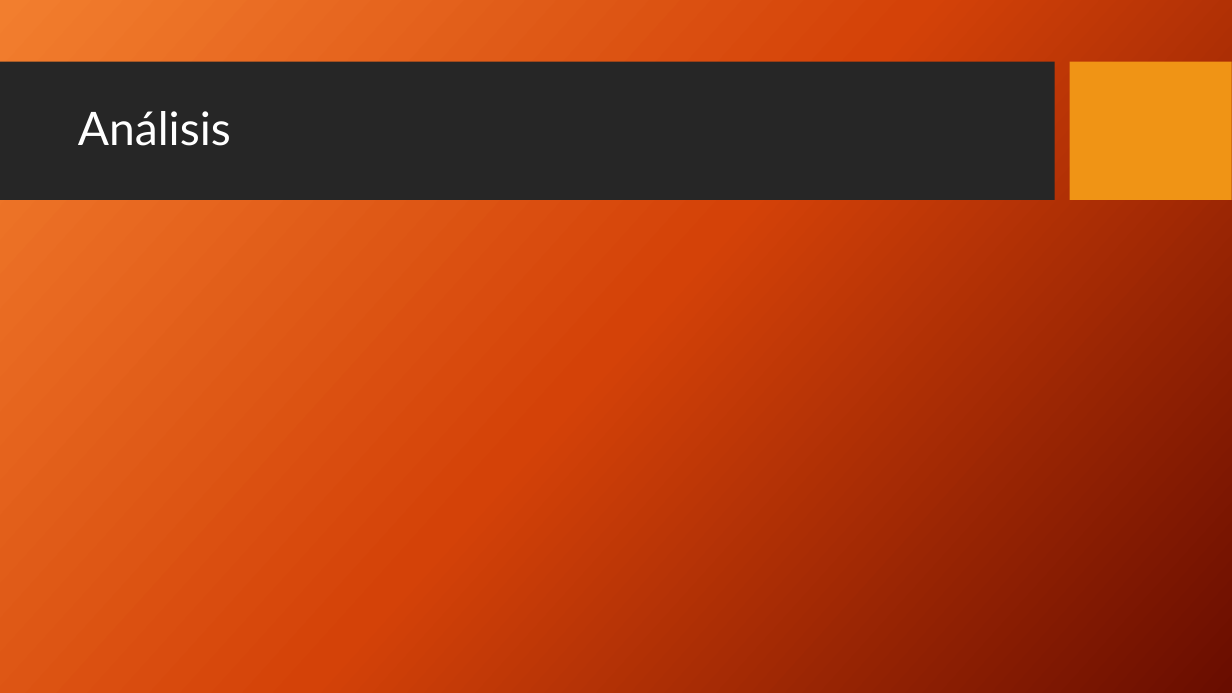
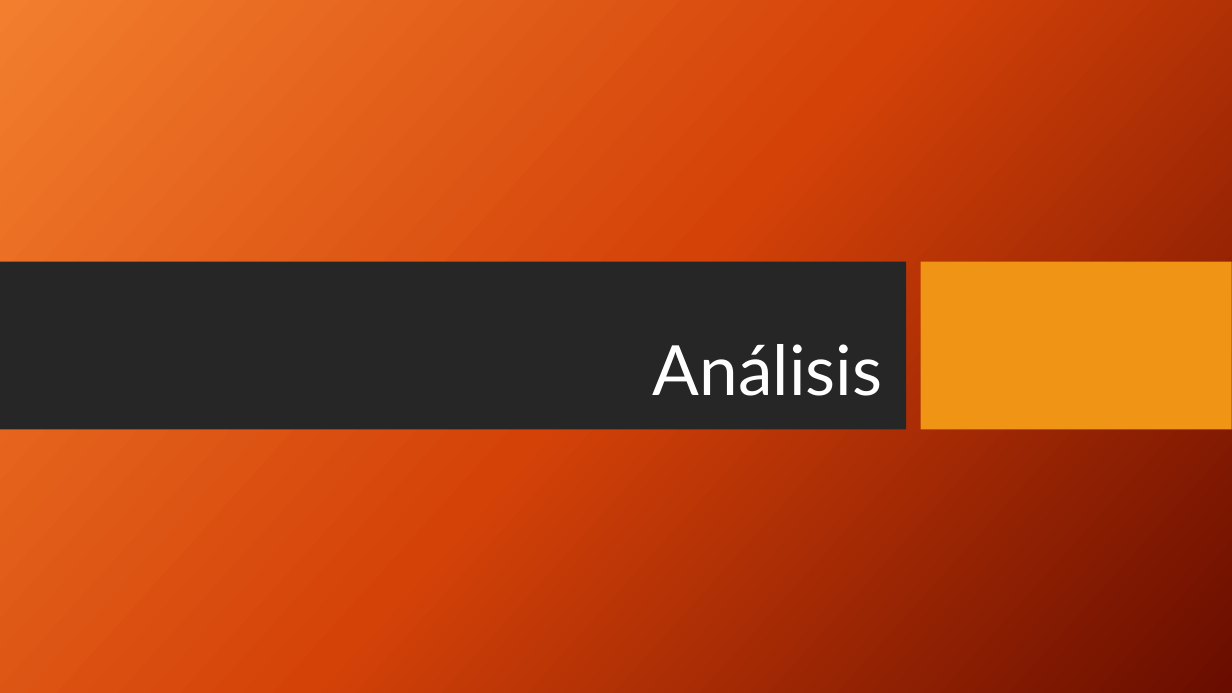
Before and after one commit to etsiiull/medicalpybrain, a slide deck: slide 10 of Informes/[Presentación]Detección de cáncer mediante redes neuronales artificiales.pptx (slide 8 before the commit). Drawn at 1232x693 pixels with LibreOffice and Linux fonts; fonts in the diff are those of the drawing; background and template pictures are left out. Boxes give left, top, right and bottom in pixels: in the first picture for what was removed or moved away, otherwise in the second. Text is boxed around its words. In the diff, an @@ line names an element or a change of style, - is before the commit and + after.

```diff
--- a/Informes/[Presentación]Detección de cáncer mediante redes neuronales artificiales.pptx
+++ b/Informes/[Presentación]Detección de cáncer mediante redes neuronales artificiales.pptx
@@ rectangle removed at bbox=[1070, 62, 1232, 201] @@
@@ rectangle: place and size @@
-rectangle at bbox=[0, 62, 1055, 201]
+rectangle at bbox=[0, 262, 907, 430]
@@ rectangle added at bbox=[921, 262, 1232, 430], fill #F09415 @@
@@ title "Análisis": place and size @@
-title "Análisis" at bbox=[78, 111, 231, 146]
+title "Análisis" at bbox=[653, 344, 883, 396]
@@ title "Análisis" at bbox=[653, 344, 883, 396]: size 36 to 54 pt; alignment left to right; vertical alignment middle to bottom @@
```
Also in this commit, not shown: 11 other slides changed, 7 slides added, 1 slide removed.
